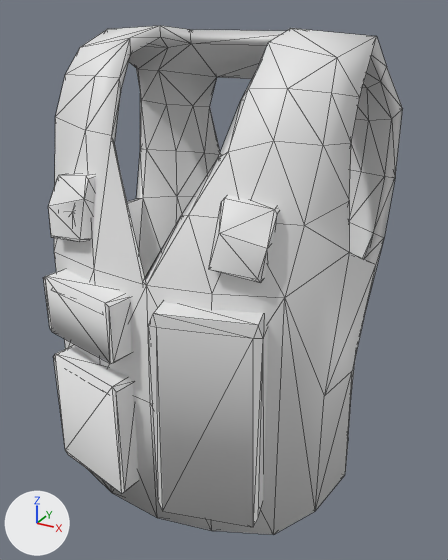
The FBX model Contents/mods/Expanded Helicopter Events/media/models_X/skinned/Clothes/F_PilotSurvivalVest.fbx as it was, and as the next commit left it.
Rendered twice from a 50 mm camera at (0.00187, -0.00303, 0.0083) aimed at (0.00009, 0.0002, 0.00668). Lighting does not change. The marker at lower left points along +X, +Y and +Z. Mesh edges are drawn as thin lines. Where no turn or scale is listed for an object, it has been applied to the vertices.

Before the edit, the objects in view are built like this:
```python
me_cube_002 = bpy.data.meshes.new('Cube.002')
me_cube_002.from_pydata(...)  # 419 vertices, 812 faces; spans x -0.00104..0.00104, y -0.00073..0.00109, z 0.0051..0.00794
me_cube_002.materials.append(mat_material_003)  # white #e7e7e7
ob_2 = bpy.data.objects.new('2', me_cube_002)
ob_2.location = (0.0, 0.0, 0.000255)
```
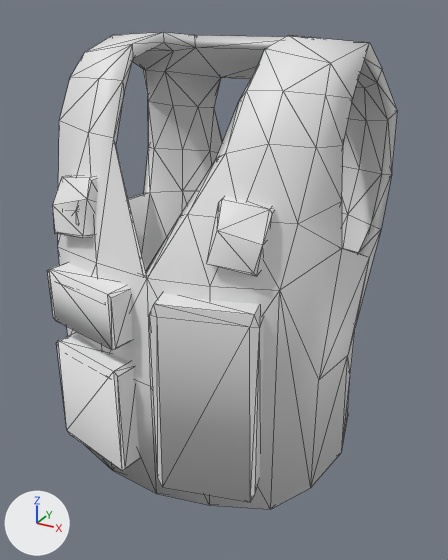
Where the change shows, as pixel boxes [x1, y1, x2, y2] in the pictures (448 x 560 px; the box of a moved part takes in the faces that stretch with it):
'2', reshaped (6% shorter): before [43, 26, 403, 534]; after [47, 32, 398, 509]
part 1 of me_cube_002, moved or reshaped: before [48, 174, 95, 242]; after [53, 175, 97, 238]
part 2 of me_cube_002, moved or reshaped: before [53, 345, 139, 494]; after [56, 333, 139, 471]
part 3 of me_cube_002, moved or reshaped: before [148, 302, 268, 527]; after [149, 293, 264, 502]
part 4 of me_cube_002, moved or reshaped: before [43, 269, 132, 364]; after [47, 262, 133, 350]
part 5 of me_cube_002, moved or reshaped: before [209, 195, 280, 282]; after [207, 196, 275, 276]
part 6 of me_cube_002, moved or reshaped: before [54, 26, 403, 534]; after [58, 32, 398, 509]

Patch to the scene script:
```diff
--- a/Contents/mods/Expanded Helicopter Events/media/models_X/skinned/Clothes/F_PilotSurvivalVest.fbx.py
+++ b/Contents/mods/Expanded Helicopter Events/media/models_X/skinned/Clothes/F_PilotSurvivalVest.fbx.py
@@ me_cube_002 @@
 # used by ob_2; location = (0.0, 0.0, 0.000255)
-me_cube_002.from_pydata(...)  # 419 vertices, 812 faces; spans x -0.00104..0.00104, y -0.00073..0.00109, z 0.0051..0.00794
+me_cube_002.from_pydata(...)  # 419 vertices, 812 faces; spans x -0.001..0.001, y -0.00071..0.00113, z 0.00528..0.0079
+# me_cube_002 part 1: the loose piece of 38 vertices spanning x -0.00068..-0.00036, y -0.00056..-0.00027, z 0.00679..0.00719 is scaled about its middle by (0.961, 0.953, 0.907), then moved by (0.00002, 0.0, 0.00001)
+# me_cube_002 part 2: the loose piece of 29 vertices spanning x -0.00068..-0.00006, y -0.00073..-0.00044, z 0.0053..0.00608 is scaled about its middle by (0.961, 0.953, 0.907), then moved by (0.00001, 0.00001, 0.00013)
+# me_cube_002 part 3: the loose piece of 36 vertices spanning x 0.00012..0.00074, y -0.00073..-0.00039, z 0.0053..0.00661 is scaled about its middle by (0.961, 0.953, 0.907), then moved by (-0.00002, 0.00001, 0.0001)
+# me_cube_002 part 4: the loose piece of 31 vertices spanning x -0.00068..-0.00006, y -0.00073..-0.00044, z 0.00623..0.0066 is scaled about its middle by (0.961, 0.953, 0.907), then moved by (0.00001, 0.00001, 0.00006)
+# me_cube_002 part 5: the loose piece of 38 vertices spanning x 0.00038..0.0007, y -0.00057..-0.00024, z 0.00677..0.00718 is scaled about its middle by (0.961, 0.953, 0.907), then moved by (-0.00002, 0.0, 0.00001)
+# me_cube_002 part 6: 247 of 419 vertices moved; they spanned x -0.00104..0.00104, y -0.00062..0.00109, z 0.0051..0.00794 and now span x -0.001..0.001, y -0.00061..0.00113, z 0.00528..0.0079; mean shift (0.0, 0.00003, 0.00006); largest move (-0.00066, 0.00079, 0.00513) -> (-0.00064, 0.00085, 0.00531)
 me_cube_002.materials.append(mat_material_003)
```
